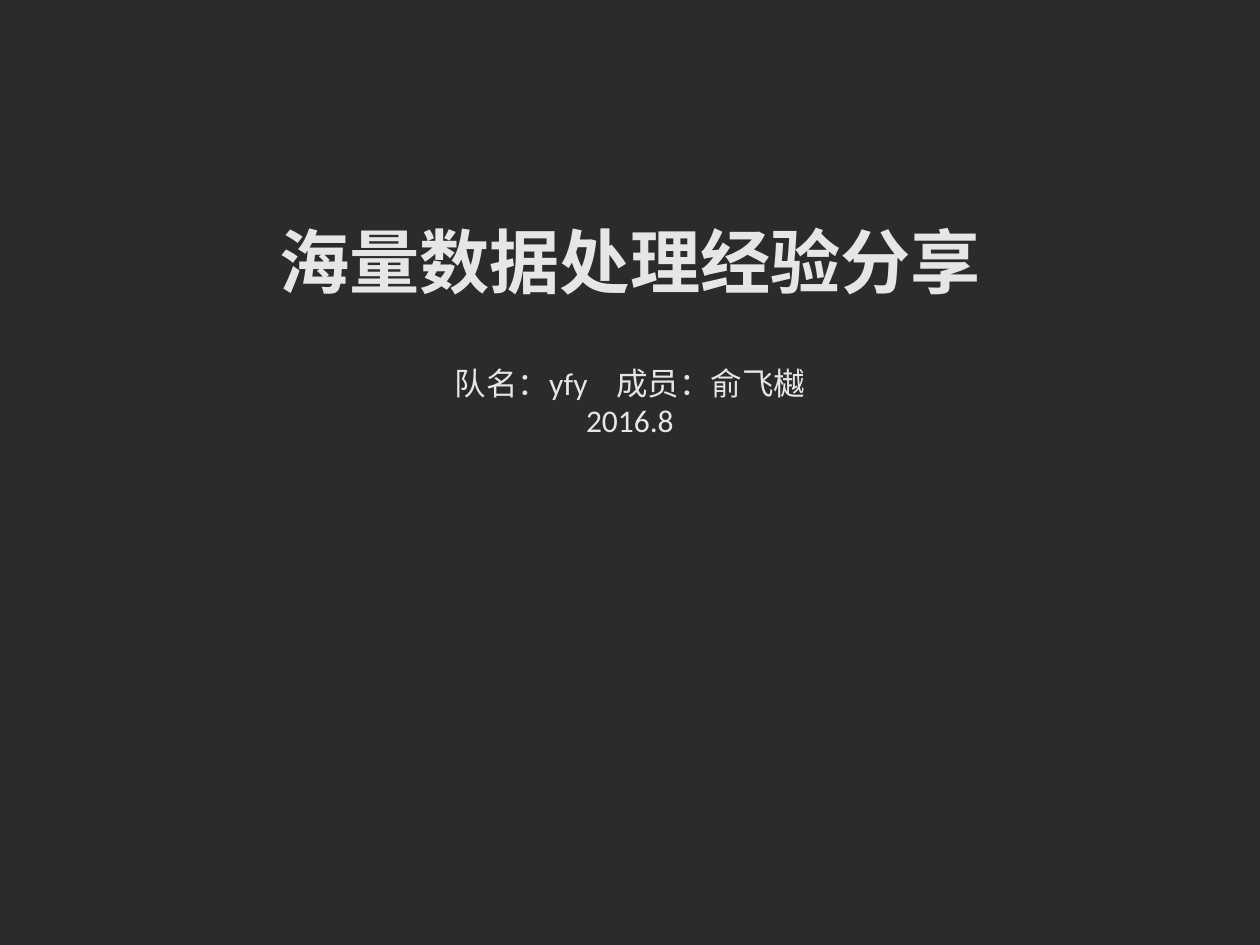
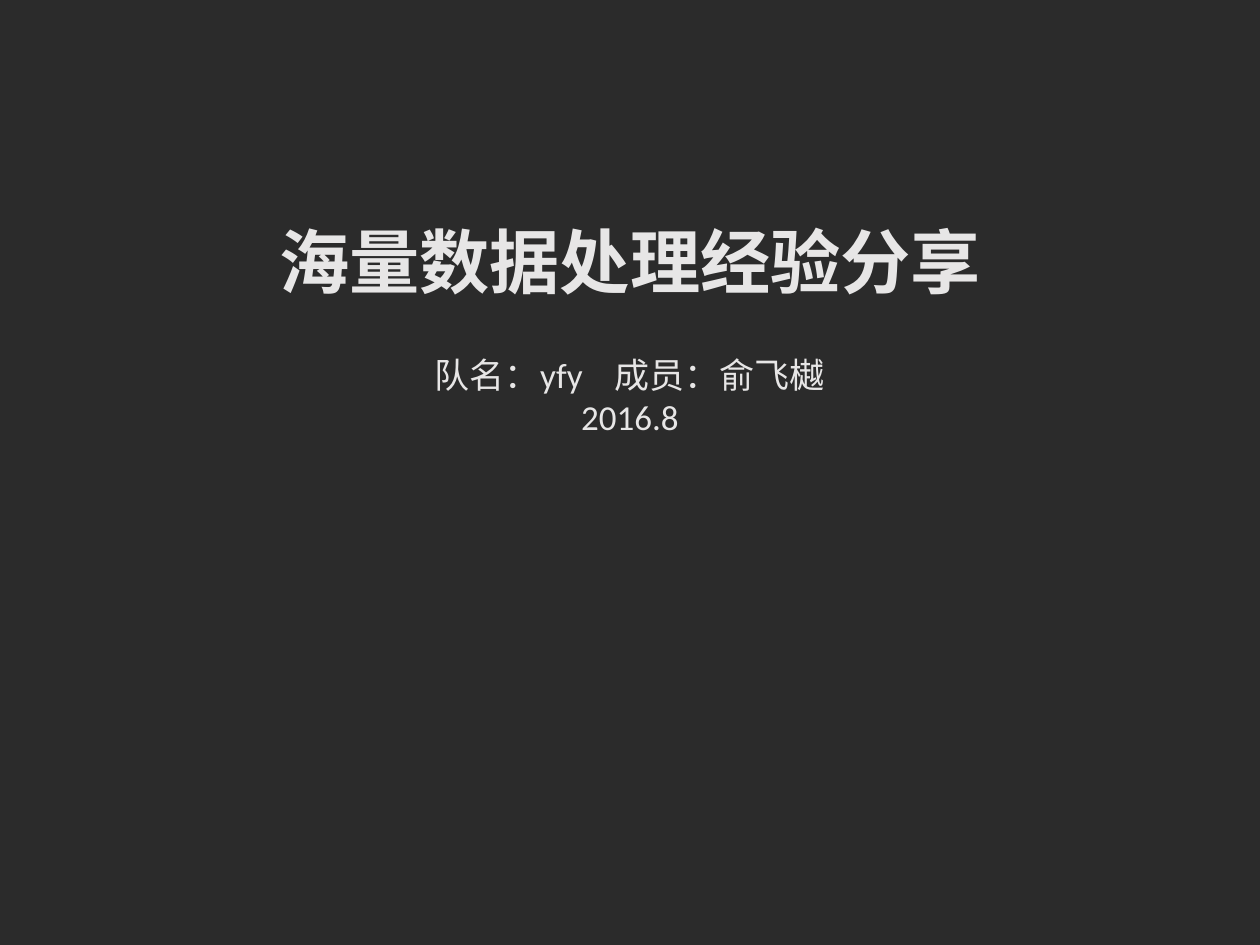
Before and after one commit to qwordy/AlibabaMiddlewareRace2, a slide deck: slide 1 of doc/中间件答辩yfy.pptx. Drawn at 1260x945 pixels with LibreOffice and Linux fonts; fonts in the diff are those of the drawing; background and template pictures are left out; a plain dark background stands for a picture behind light text. Boxes give left, top, right and bottom in pixels: in the first picture for what was removed or moved away, otherwise in the second. Text is boxed around its words. In the diff, an @@ line names an element or a change of style, - is before the commit and + after.

```diff
--- a/doc/中间件答辩yfy.pptx
+++ b/doc/中间件答辩yfy.pptx
@@ text "队名：yfy 成员：俞飞樾": place and size @@
-text "队名：yfy 成员：俞飞樾" at (455, 368, 805, 432)
+text "队名：yfy 成员：俞飞樾" at (435, 358, 825, 431)
@@ text "队名：yfy 成员：俞飞樾" at (435, 358, 825, 431): size 18 to 20 pt @@
```
Also in this commit, not shown: 5 other slides changed, 1 slide added, 1 slide removed.
